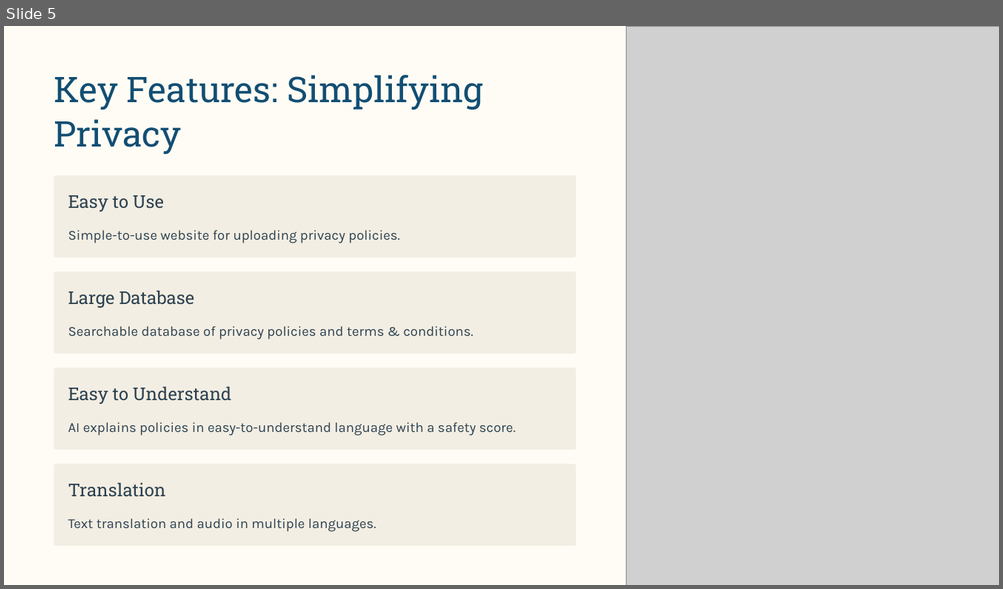
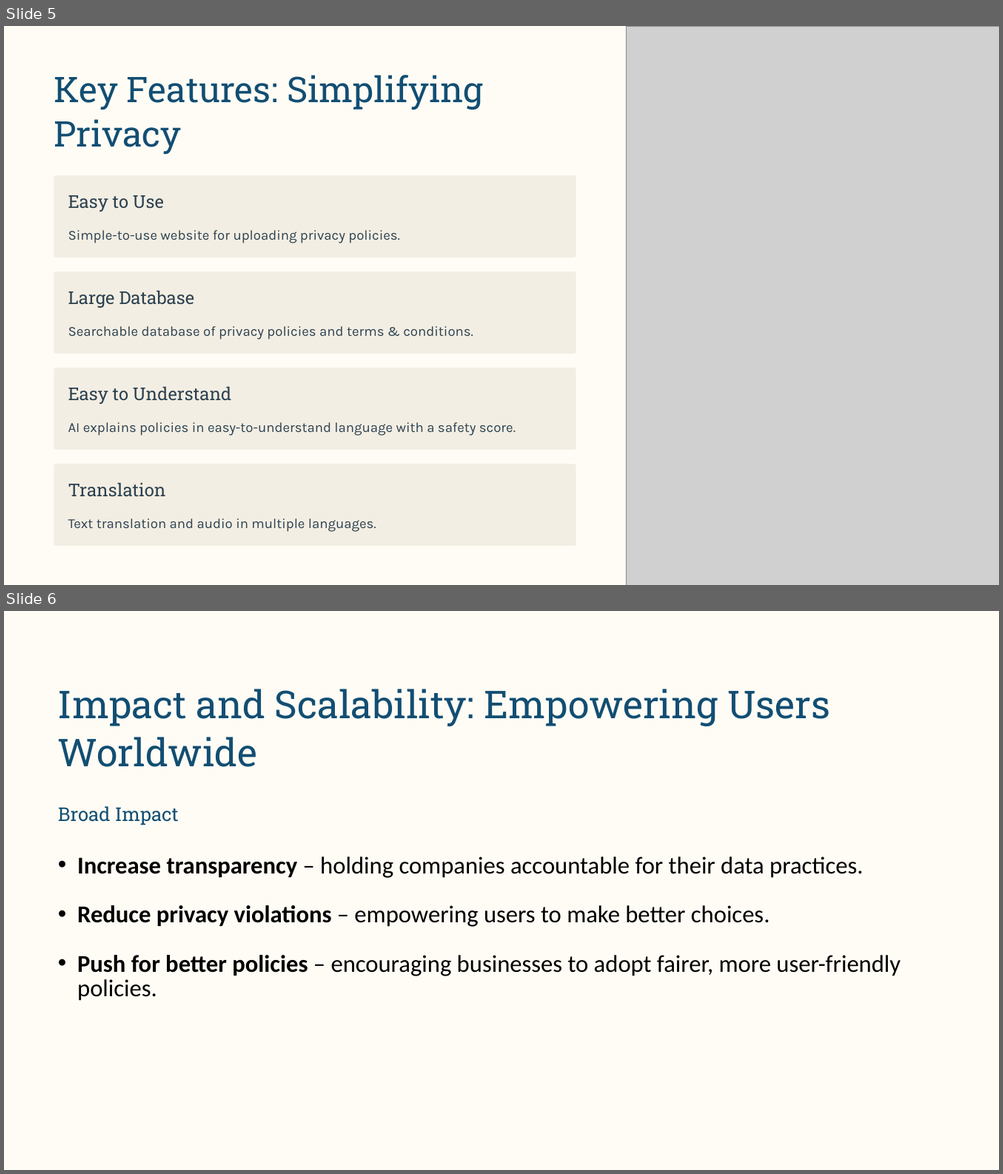
Before and after one commit to ShivanshCoding36/Privofy, a slide deck: Privofy.pptx. Shown one above the other, each under a label of ours: slide 5 before the commit, slides 5 and 6 after it. The pictures are 1003x589 and 1003x1174 pixels, drawn with LibreOffice and Linux fonts; fonts in the diff are those of the drawing; grey boxes stand for pictures; background and template pictures are left out. Boxes give left, top, right and bottom in pixels: in the first picture for what was removed or moved away, otherwise in the second. Text is boxed around its words. In the diff, an @@ line names an element or a change of style, - is before the commit and + after.

```diff
--- a/Privofy.pptx
+++ b/Privofy.pptx
@@ slide 6 added at [4, 611, 999, 1170], background #FFFFFF; not listed: 1 template element that a slide beside it also shows @@
@@ text added at [58, 689, 830, 767], 44.5 pt, text #124E73 @@
+Impact and Scalability: Empowering Users Worldwide
@@ text added at [58, 806, 179, 826], 22 pt, text #124E73 @@
+Broad Impact
@@ text added at [77, 857, 900, 1001], 28 pt, text #000000 @@
+• Increase transparency – holding companies accountable for their data practices.
+• Reduce privacy violations – empowering users to make better choices.
+• Push for better policies – encouraging businesses to adopt fairer, more user-friendly policies.
@@ rectangle added at [845, 1103, 999, 1170], fill #FFFCF5 @@
```
Also in this commit, not shown: 4 slides changed, 2 slides removed.
